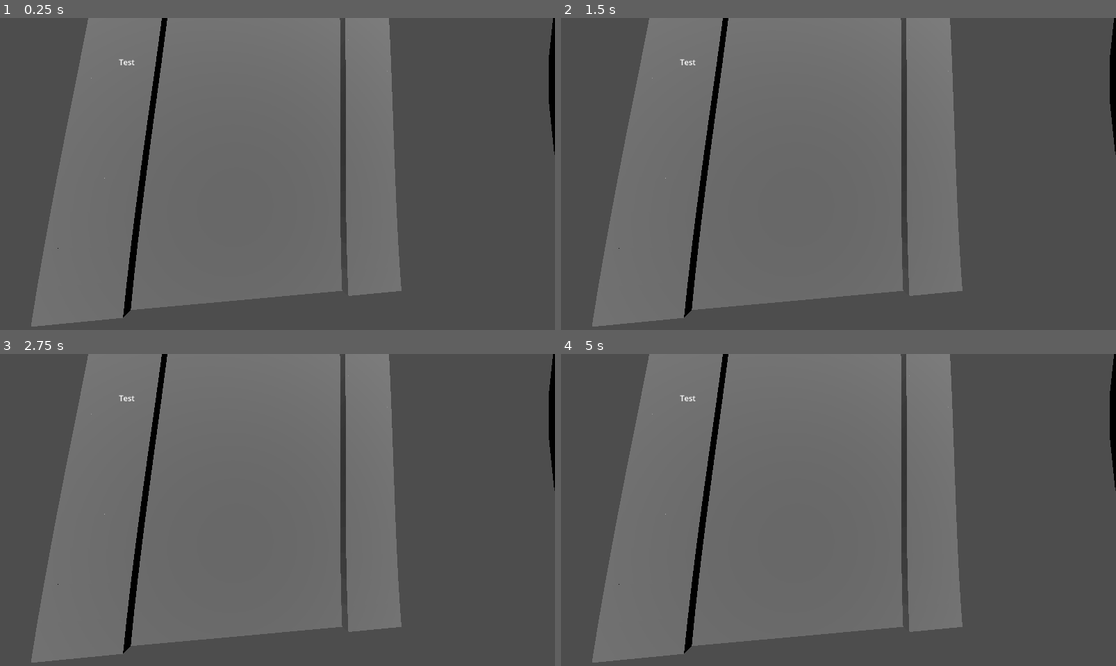
Above: before the commit, frames 1-4 (two rows, left to right).
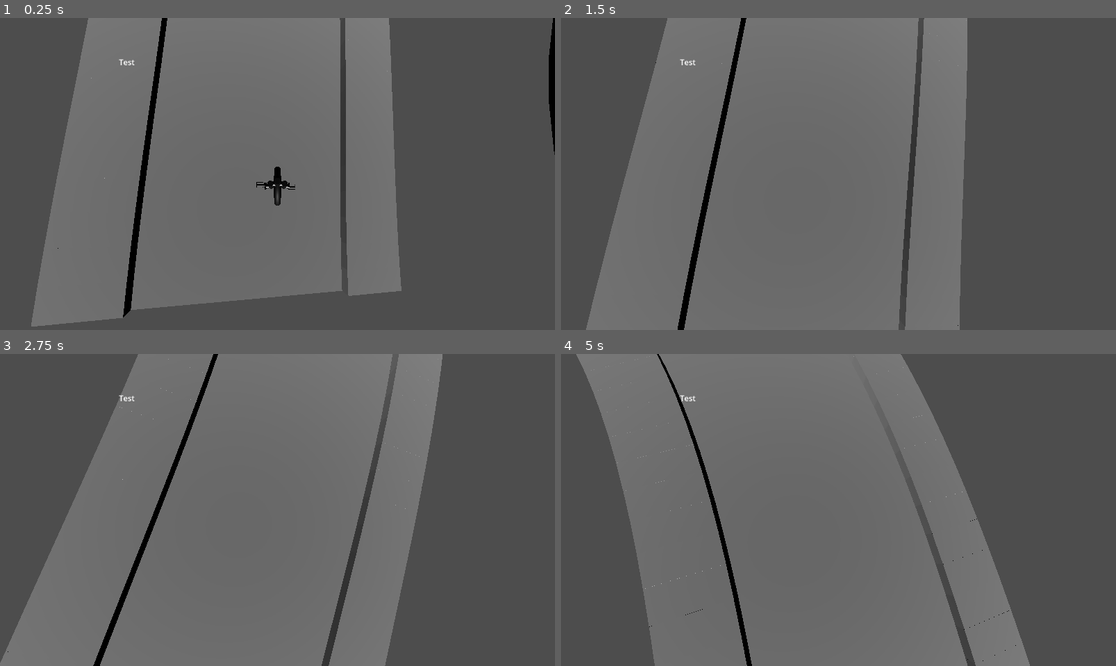
Above: after the commit, the same moments.

Repository: maxrchung/ride_in_the_rain
Game: Godot game, scene res://game.tscn
Same seed, same stepped clock (60 frames per second), same inputs: the game is played once before the commit and once after it. This scene is started directly instead of the project's main scene.
Inputs (mouse positions are in pixels of both pictures, inside the frame that each line leads up to):
- Up to frame 1 (0.25 s): no input
- Up to frame 2 (1.5 s): tap Enter at 0.5 s; move the mouse to (960, 158) at 0.52 s; tap Space (crash) at 0.6, 1.35 s; move the mouse to (727, 189) at 1.27 s
- Up to frame 3 (2.75 s): move the mouse to (333, 441) at 2.02 s; tap Space (crash) at 2.1 s
- Up to frame 4 (5 s): move the mouse to (810, 572) at 2.77 s; tap Space (crash) at 2.85, 3.6, 4.35 s; move the mouse to (1005, 556) at 3.52 s; move the mouse to (672, 463) at 4.27 s

The runs differ from the first frame. In frame 1, 0.2% of the frame differs, in the area x 46-54%, y 47-61%; in frame 2, 11%; in frame 3, 17%; in frame 4, 20%, in the area x 2-100%, y 0-100%.

Commit message:
fix to allow single player to run i think

Diff:
--- a/game.gd
+++ b/game.gd
@@ -40,7 +40,7 @@
 func _on_server_disconnected():
 	print("Server disconnected")
 	multiplayer.multiplayer_peer = null
-	GlobalCrap.players = []
+	GlobalCrap.players = [1]
 	get_tree().change_scene_to_file("start.tscn")
 
 # Called every frame. 'delta' is the elapsed time since the previous frame.
--- a/gameobjects/biker.tscn
+++ b/gameobjects/biker.tscn
@@ -1,13 +1,14 @@
 [gd_scene load_steps=4 format=3 uid="uid://bdt4rqfmaofl6"]
 
 [ext_resource type="Script" path="res://scripts/biker.gd" id="1_ss0e7"]
-[ext_resource type="PackedScene" uid="uid://c77xmq7im7i5" path="res://assets/models/player_model.glb" id="2_0hrfo"]
+[ext_resource type="PackedScene" uid="uid://cj6p3lq2laa0t" path="res://assets/models/player_model.glb" id="2_0hrfo"]
 
 [sub_resource type="CapsuleShape3D" id="CapsuleShape3D_2n834"]
 radius = 1.22485
 height = 4.10494
 
 [node name="Biker" type="RigidBody3D"]
+axis_lock_linear_y = true
 gravity_scale = 0.0
 script = ExtResource("1_ss0e7")
 
--- a/global_crap.gd
+++ b/global_crap.gd
@@ -4,4 +4,4 @@
 # I am using a singleton because it is shared across Start asnd Game
 # scenes. Order is determined by when the peer joined, last means
 # later. You can check your own ID by using multiplayer.get_unique_id()
-var players = []
+var players = [1]
--- a/project.godot
+++ b/project.godot
@@ -11,7 +11,7 @@
 [application]
 
 config/name="I-am-the-president"
-run/main_scene="res://maps/test_map.tscn"
+run/main_scene="res://start.tscn"
 config/features=PackedStringArray("4.2", "Forward Plus")
 config/icon="res://icon.svg"
 <<<<<<<Updatedupstreamrun/main_scene="res://start.tscn"
--- a/scripts/bicycle.gd
+++ b/scripts/bicycle.gd
@@ -15,14 +15,12 @@
 
 # Called when the node enters the scene tree for the first time.
 func _ready():
-	var playerCount = 3
-	if multiplayer.has_multiplayer_peer():
-		playerCount = GlobalCrap.players.size()
+	var playerCount = GlobalCrap.players.size()
 	add_bikers(playerCount)
 
 # Called every frame. 'delta' is the elapsed time since the previous frame.
 func _process(delta):
-	if multiplayer.has_multiplayer_peer() and !multiplayer.is_server():
+	if !multiplayer.is_server():
 		return
 
 	forward_vector = get_global_transform().basis.z
@@ -42,8 +40,7 @@
 	if(current_velocity < 0):
 		current_velocity = 0
 
-	if multiplayer.has_multiplayer_peer():
-		update_bicycle.rpc(position, rotation)
+	update_bicycle.rpc(position, rotation)
 
 @rpc
 func update_bicycle(new_position, new_rotation):
@@ -53,9 +50,7 @@
 func add_bikers(amt):
 	for i in amt:
 		var biker_instance = biker_res.instantiate()
-
-		if multiplayer.has_multiplayer_peer():
-			biker_instance.peer_id = GlobalCrap.players[i]
+		biker_instance.peer_id = GlobalCrap.players[i]
 
 		add_child(biker_instance)
 		biker_instance.freeze = true
--- a/scripts/biker.gd
+++ b/scripts/biker.gd
@@ -15,7 +15,7 @@
 
 # Called every frame. 'delta' is the elapsed time since the previous frame.
 func _process(_delta):
-	if multiplayer.has_multiplayer_peer() and multiplayer.get_unique_id() != peer_id:
+	if multiplayer.get_unique_id() != peer_id:
 		return
 
 	var mouse_pos = get_viewport().get_mouse_position()
@@ -38,8 +38,8 @@
 		if(current_force < 0):
 			current_force = 0
 
-	if multiplayer.has_multiplayer_peer():
-		update_biker.rpc_id(1, current_lean, current_force)
+
+	update_biker.rpc_id(1, current_lean, current_force)
 
 @rpc("any_peer", "call_local")
 func update_biker(lean, force):
--- a/start.gd
+++ b/start.gd
@@ -20,7 +20,7 @@
 	if error:
 		return error
 	multiplayer.multiplayer_peer = peer
-	GlobalCrap.players = []
+	GlobalCrap.players = [1]
 
 func create_game():
 	print("Create game")
@@ -79,7 +79,7 @@
 func _on_server_disconnected():
 	print("Server disconnected")
 	multiplayer.multiplayer_peer = null
-	GlobalCrap.players = []
+	GlobalCrap.players = [1]
 	$IpInput.show()
 	$JoinButton.show()
 	$CreateButton.show()
@@ -103,7 +103,7 @@
 
 func _on_leave_button_pressed():
 	multiplayer.multiplayer_peer = null
-	GlobalCrap.players = []
+	GlobalCrap.players = [1]
 	$IpInput.show()
 	$JoinButton.show()
 	$CreateButton.show()
Not shown: 1 places in maps/test_map.tscn that only renumber resources
